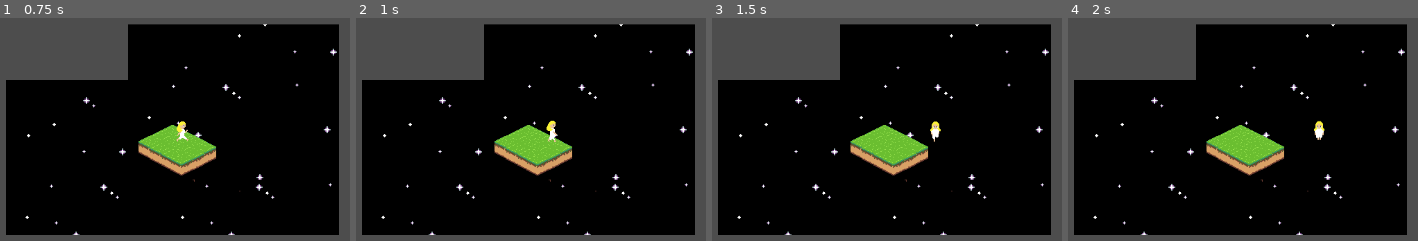
Above: before the commit, frames 1-4 (left to right).
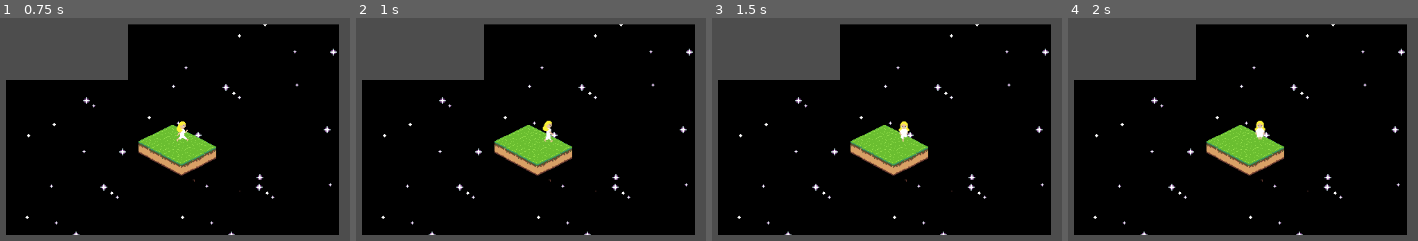
Above: after the commit, the same moments.

Repository: stuartwk/iso_walk
Game: Godot game, scene res://node_2d.tscn
Two runs of this game, one before a commit and one after it. Both use one fixed random seed, a clock stepped at 60 frames per second and the inputs below.
Inputs:
- Up to frame 1 (0.75 s): tap Enter at 0.5 s; hold Right (ui_right) from 0.53 s (still down)
- Up to frame 2 (1 s): keep holding Right (ui_right)
- Up to frame 3 (1.5 s): release Right (ui_right) at 1.28 s; hold Down (ui_down) from 1.28 s (still down)
- Up to frame 4 (2 s): keep holding Down (ui_down)

Frame 1 is identical in both runs. In frame 2, 0.3% of the frame differs, in the area x 53-58%, y 45-56%; in frame 3, 0.4%; in frame 4, 0.4%, in the area x 53-74%, y 45-55%.

Commit message:
restricts some movement, but still weird

Diff:
--- a/node_2d.tscn
+++ b/node_2d.tscn
@@ -1,10 +1,11 @@
-[gd_scene load_steps=98 format=3 uid="uid://mb5840mw6gb2"]
+[gd_scene load_steps=99 format=3 uid="uid://mb5840mw6gb2"]
 
 [ext_resource type="Texture2D" uid="uid://bc5agf1jym3of" path="res://assets/space_background.png" id="1_ug3b0"]
 [ext_resource type="Texture2D" uid="uid://b08svq210xq2l" path="res://assets/girl01.png" id="1_vo1jo"]
 [ext_resource type="Texture2D" uid="uid://buu7xtcfjeswr" path="res://assets/girl_walkcycle02.png" id="2_4nq5e"]
 [ext_resource type="Texture2D" uid="uid://b8xudimcki70j" path="res://assets/land_tile02.png" id="2_f7uln"]
 [ext_resource type="Script" path="res://scripts/Walk.gd" id="3_dxfpg"]
+[ext_resource type="Script" path="res://scripts/Backgrounds.gd" id="3_y0rph"]
 [ext_resource type="Texture2D" uid="uid://cb0kqwm0gk74r" path="res://assets/girl_idle-walkcycle.png" id="6_7rrc6"]
 
 [sub_resource type="TileSetAtlasSource" id="TileSetAtlasSource_fbf1p"]
@@ -1070,10 +1071,12 @@
 layer_1/modulate = Color(1, 1, 1, 1)
 layer_1/y_sort_enabled = false
 layer_1/y_sort_origin = 0
-layer_1/z_index = 0
+layer_1/z_index = 1
 layer_1/tile_data = PackedInt32Array(327681, 65538, 4, 393222, 393218, 5, 131068, 2, 2, 196604, 2, 3, 131069, 65538, 2, …(514 unchanged characters)…
+script = ExtResource("3_y0rph")
 
 [node name="CharacterBody2D" type="CharacterBody2D" parent="."]
+z_index = 2
 script = ExtResource("3_dxfpg")
 
 [node name="AnimationPlayer" type="AnimationPlayer" parent="CharacterBody2D"]
--- /dev/null
+++ b/scripts/Backgrounds.gd
@@ -0,0 +1,15 @@
+extends TileMap
+
+# Tile indices for background and foreground tiles
+var background_tile_index = 1
+var foreground_tile_index = 2
+
+# Function to check if a given position is on a foreground tile
+func is_on_foreground(position):
+
+	# Convert the position to a cell position
+	var cell_position = local_to_map(position)
+
+	# Get the tile index at the given position
+	var tile_index = get_cell_source_id(1, cell_position)
+	return tile_index == foreground_tile_index
--- a/scripts/Walk.gd
+++ b/scripts/Walk.gd
@@ -4,6 +4,7 @@
 ## know where to find the AnimatedSprite2D?
 ## maybe it just checks for the closest child node?
 @onready var _animated_sprite = $AnimatedSprite2D
+@onready var _tileMap = get_node("../TileMap")
 
 @export var speed: int = 80.0;
 
@@ -28,5 +29,11 @@
 		velocity.y = 0
 		_animated_sprite.play('idle')
 
-	velocity = velocity.normalized() * speed
-	move_and_slide()
+	var new_position = global_position + velocity * speed * delta
+
+	# Check if the character is on a foreground tile
+	var is_on_foreground = _tileMap.is_on_foreground(new_position)
+
+	if is_on_foreground:
+		velocity = velocity.normalized() * speed
+		move_and_slide()
